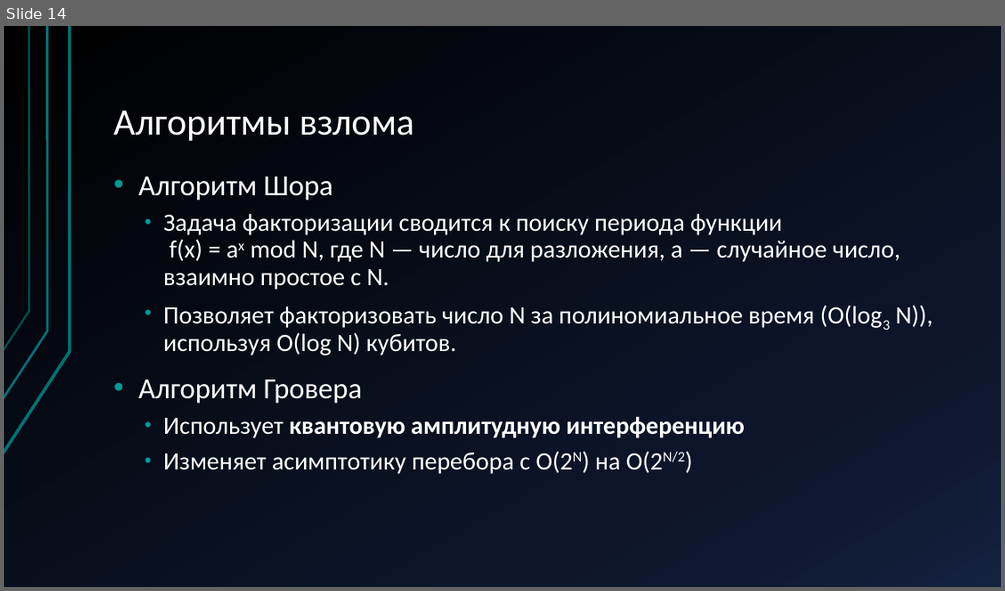
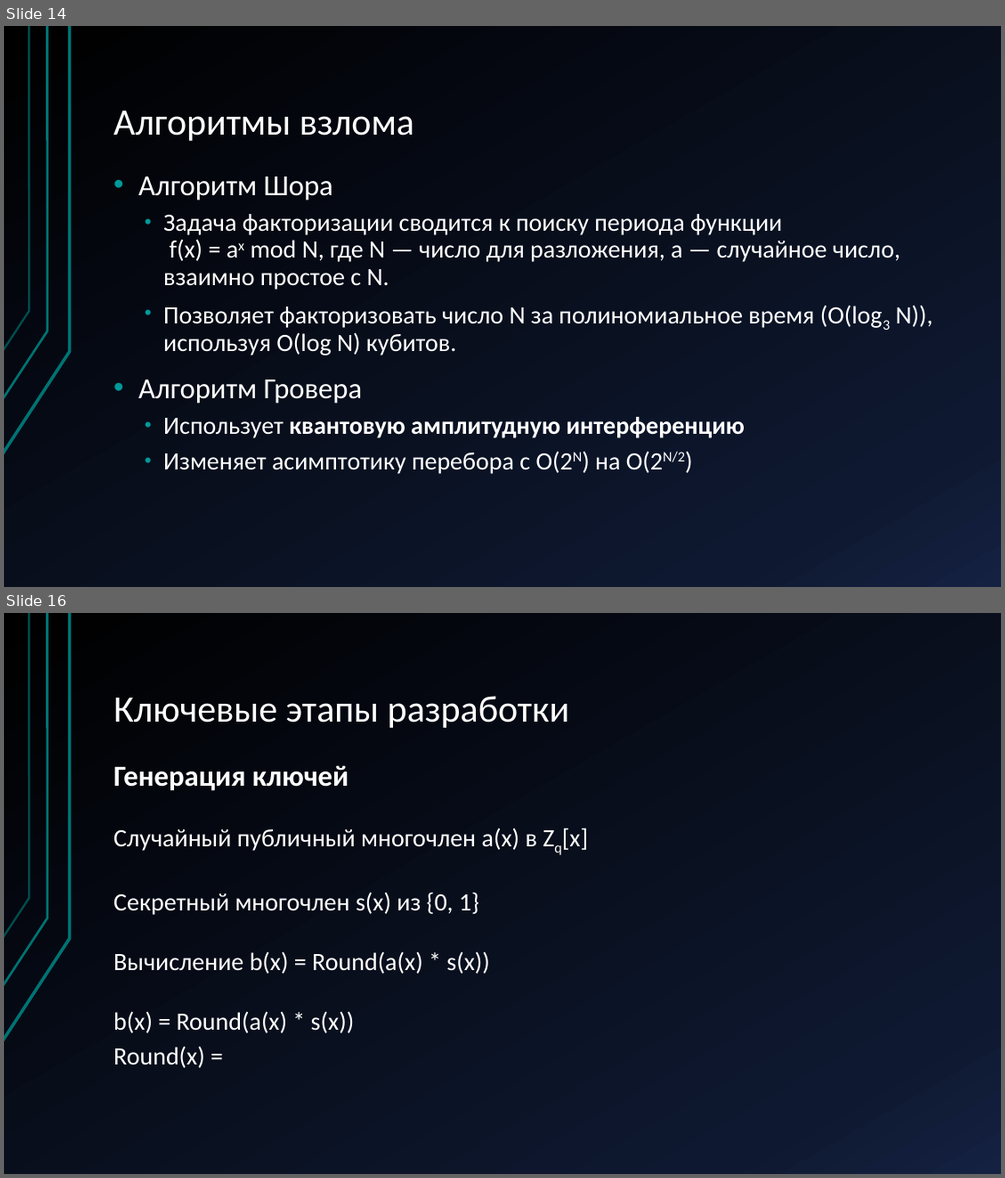
Before and after one commit to Terexi110/Teory, a slide deck: Постквантовая криптография KEM на решётках.pptx. Shown one above the other, each under a label of ours: slide 14 before the commit, slides 14 and 16 after it; the slides between them are not shown. The pictures are 1005x591 and 1005x1178 pixels, drawn with LibreOffice and Linux fonts; fonts in the diff are those of the drawing. Boxes give left, top, right and bottom in pixels: in the first picture for what was removed or moved away, otherwise in the second. Text is boxed around its words. In the diff, an @@ line names an element or a change of style, - is before the commit and + after.

```diff
--- a/Постквантовая криптография KEM на решётках.pptx
+++ b/Постквантовая криптография KEM на решётках.pptx
@@ slide 16 added at bbox=[4, 613, 1001, 1174], background gradient #000000 to #0E1830 to #142141; not listed: 3 template elements that a slide beside it also shows @@
@@ title added at bbox=[113, 696, 570, 728], 36 pt, text #FFFFFF @@
+Ключевые этапы разработки
@@ text added at bbox=[113, 765, 588, 1068], 24 pt, text #FFFFFF @@
+Генерация ключей
+Случайный публичный многочлен a(x) в Zq[x]
+Секретный многочлен s(x) из {0, 1}
+Вычисление b(x) = Round(a(x) * s(x))
+b(x) = Round(a(x) * s(x))
+Round(x) =
```
Also in this commit, not shown: 1 slide changed, 6 other slides added, 1 slide removed.
